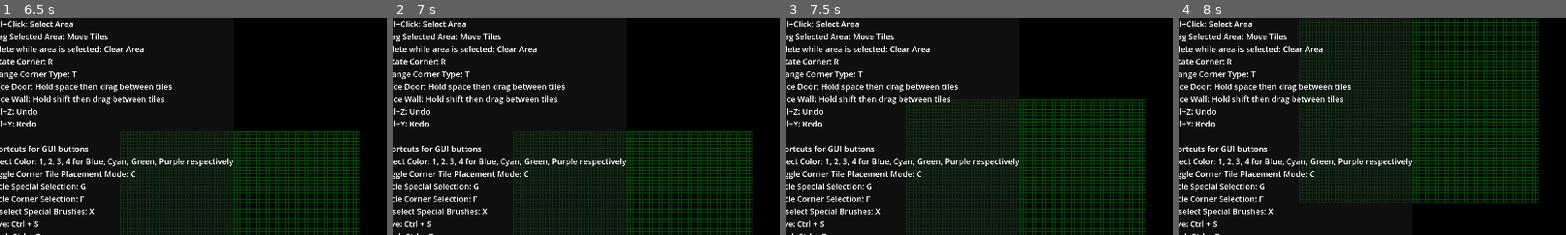
Above: before the commit, frames 1-4 (left to right).
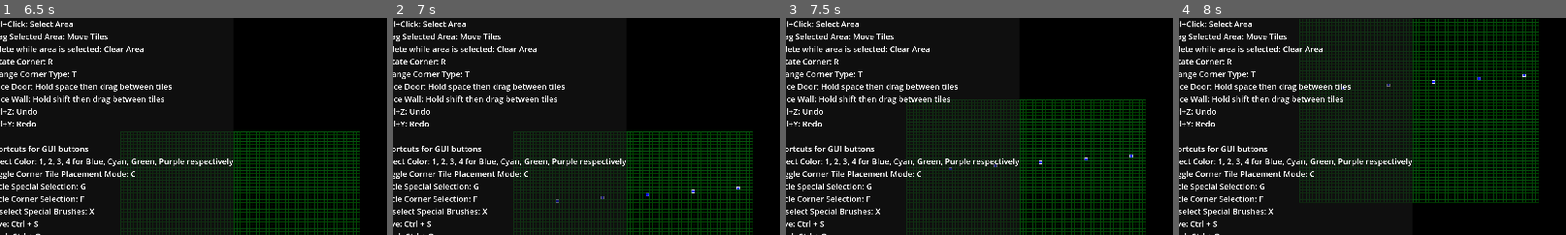
Above: after the commit, the same moments.

Repository: DodoBirby/Am2r-mapping-tool
Game: Godot game, scene res://Scenes/main_screen.tscn
Same seed, same stepped clock (60 frames per second), same inputs: the game is played once before the commit and once after it.
Inputs (mouse positions are % of the whole screen's width and height, from its top left):
- Up to frame 1 (6.5 s): click "Export" at 0.5 s; click "Export" at 1.25 s; click "Export" at 2 s; click "Save" at 2.75 s; click "Save As..." at 3.5 s; click "Load" at 4.25 s; click "Help" at 5 s; tap Enter at 5.75 s; move the mouse to (45, 70) at 5.77 s; tap T (ChangeCornerType) at 5.85 s; click (45, 70) at 5.92 s; tap R (RotateCorner) at 6.05 s
- Up to frame 2 (7 s): tap Space (CreateDoor) at 6.5 s; drag from (80, 65) to (45, 70) at 6.52 s
- Up to frame 3 (7.5 s): tap Enter at 7.25 s; move the mouse to (20, 35) at 7.27 s; hold S (CamDown) from 7.28 s (still down); click (20, 35) at 7.42 s
- Up to frame 4 (8 s): keep holding S (CamDown); tap R (RotateCorner) at 7.55 s
The pictures show only the part of the screen within x 36-86%, y 26-76%; the shares and areas given below are measured in that part.

Frame 1 is identical in both runs. In frame 2, less than 0.1% of the frame differs, in the area x 42-90%, y 77-86%; in frame 3, less than 0.1%; in frame 4, less than 0.1%.

Commit message:
Moved early returns outside of undomanager blocks

Diff:
--- a/Scenes/tile_map.gd
+++ b/Scenes/tile_map.gd
@@ -235,24 +235,27 @@
 	draw_mapblock(pos)
 
 func rotate_corner_tile(pos: Vector2):
-	if !UndoManager.start_undoable_action():
-		return
 	var cornertile = model.get(pos)
 	if not cornertile is CornerTile:
 		return
+	if !UndoManager.start_undoable_action():
+		return
 	cornertile.rotation = cornertile.rotation.rotated(PI / 2).round()
 	draw_mapblock(pos)
 	UndoManager.end_undoable_action()
 
 func change_corner_type(pos: Vector2):
-	if !UndoManager.start_undoable_action():
-		return
 	var cornertile = model.get(pos)
 	if not cornertile is CornerTile:
 		return
+	if (
+			cornertile.corner_type == GlobalSettings.CORNER_TYPES.DIAG
+			and cornertile.color == GlobalSettings.COLORS.GREEN
+	):
+		return
+	if !UndoManager.start_undoable_action():
+		return
 	if cornertile.corner_type == GlobalSettings.CORNER_TYPES.DIAG:
-		if cornertile.color == GlobalSettings.COLORS.GREEN:
-			return
 		cornertile.corner_type = GlobalSettings.CORNER_TYPES.ROUND
 	elif cornertile.corner_type == GlobalSettings.CORNER_TYPES.ROUND:
 		cornertile.corner_type = GlobalSettings.CORNER_TYPES.DIAG
